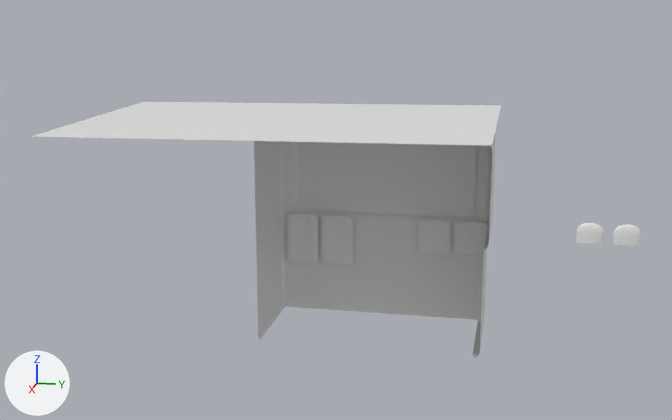
Two versions of the FBX model GameBase/GameBase/assets/VisualTarget/Reuben/Bus2.fbx, one commit apart.
The view is the same before and after, from a 50 mm lens placed at (20.68, 4.85, 5.95), pointed at (0.03, 0.72, 0.79). Arrows for +X, +Y and +Z are at lower left; the lights stay in place.
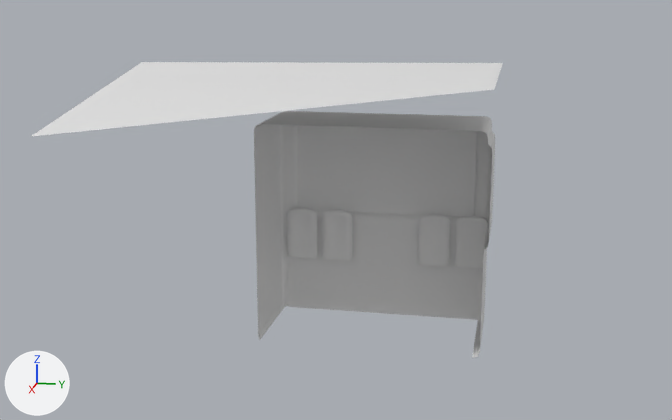
Boxes (x1, y1, x2, y2) around the edits, measured in the pictures (672 x 420 px; the box of a moved part takes in the faces that stretch with it):
'Cube.003', reshaped (16% taller): before (31, 102, 501, 358); after (31, 62, 503, 358)
part 1 of me_cube_003, moved or reshaped: before (31, 102, 501, 146); after (31, 62, 503, 137)

What the commit changed:
me_cube_003 has 2293 vertices, 4308 faces and spans x -3.07..2.97, y -5.22..4.33, z -2.71..2.92.
me_cube_003 is used by ob_cube_003; location (0.0, 0.0, 0.0).
Before the commit, vertices of me_cube_003: 2289 (-3.07, 4.33, 2.92) at pixel (501, 105), 2290 (2.97, 4.33, 2.92) at pixel (492, 145), 2291 (-3.07, -5.22, 2.78) at pixel (143, 101).
Part 1, on me_cube_003:
Vertices 2289, 2290, 2291 of me_cube_003 move by (0.0, 0.0, 1.06).
